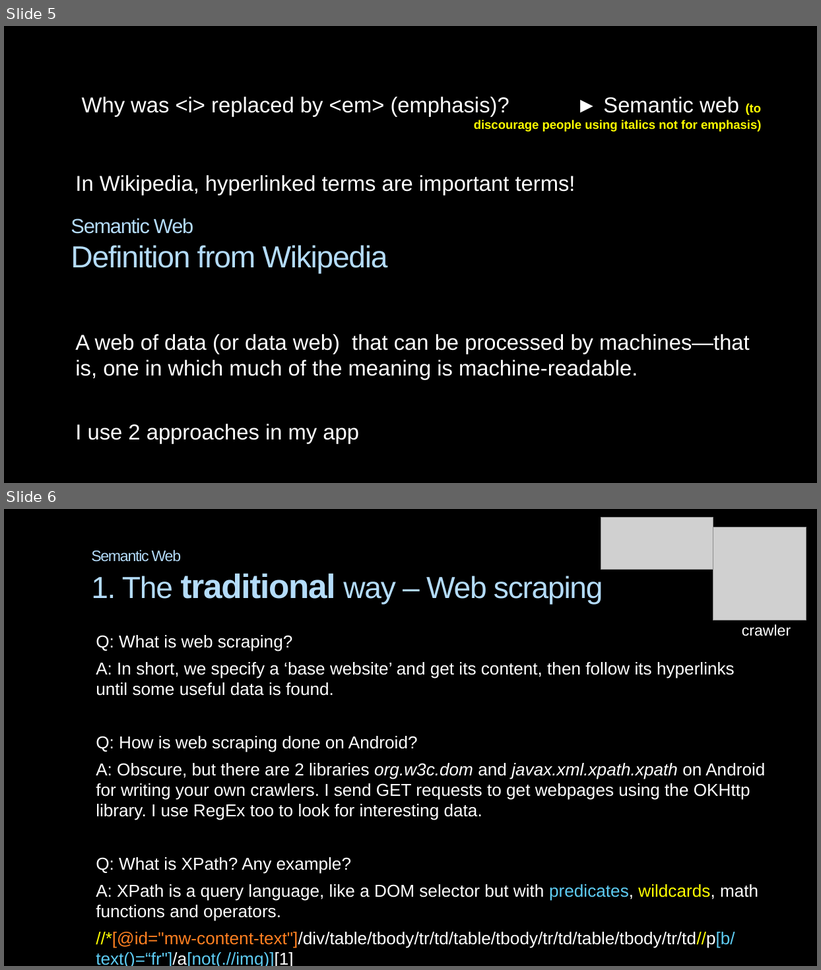
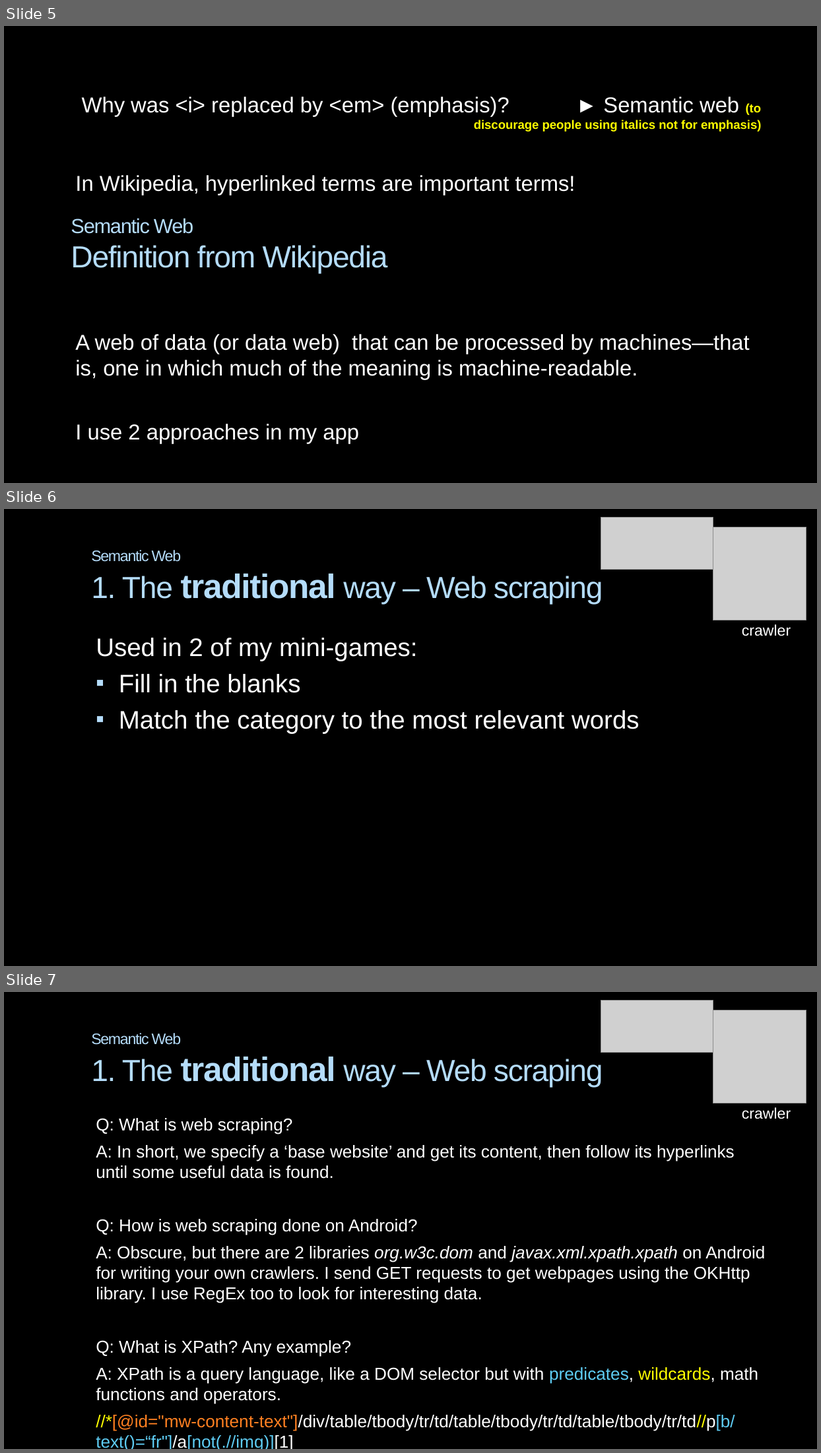
Before and after one commit to AlexanderPoone/tempusespatium, a slide deck: shitty_ppt.pptx. Shown one above the other, each under a label of ours: slides 5 and 6 before the commit, slides 5, 6 and 7 after it. The pictures are 821x970 and 821x1453 pixels, drawn with LibreOffice and Linux fonts; fonts in the diff are those of the drawing; grey boxes stand for pictures; background and template pictures are left out. Boxes give left, top, right and bottom in pixels: in the first picture for what was removed or moved away, otherwise in the second. Text is boxed around its words. In the diff, an @@ line names an element or a change of style, - is before the commit and + after.

```diff
--- a/shitty_ppt.pptx
+++ b/shitty_ppt.pptx
@@ slide 6 added at (4,509,817,966), background picture (left out) @@
@@ picture added at (601,517,713,569) @@
@@ picture added at (713,527,806,621) @@
@@ title added at (91,550,603,605), 36 pt, text #B4DCFA @@
+Semantic Web
+1. The traditional way – Web scraping
@@ text added at (742,625,791,636), 18 pt, text #FFFFFF @@
+crawler
@@ text added at (96,638,640,734), 30 pt, text #FFFFFF @@
+Used in 2 of my mini-games:
+▪ Fill in the blanks
+▪ Match the category to the most relevant words
@@ what was slide 6 is now slide 7 @@
```
Also in this commit, not shown: 2 slides changed, 2 other slides added, 8 other files.
